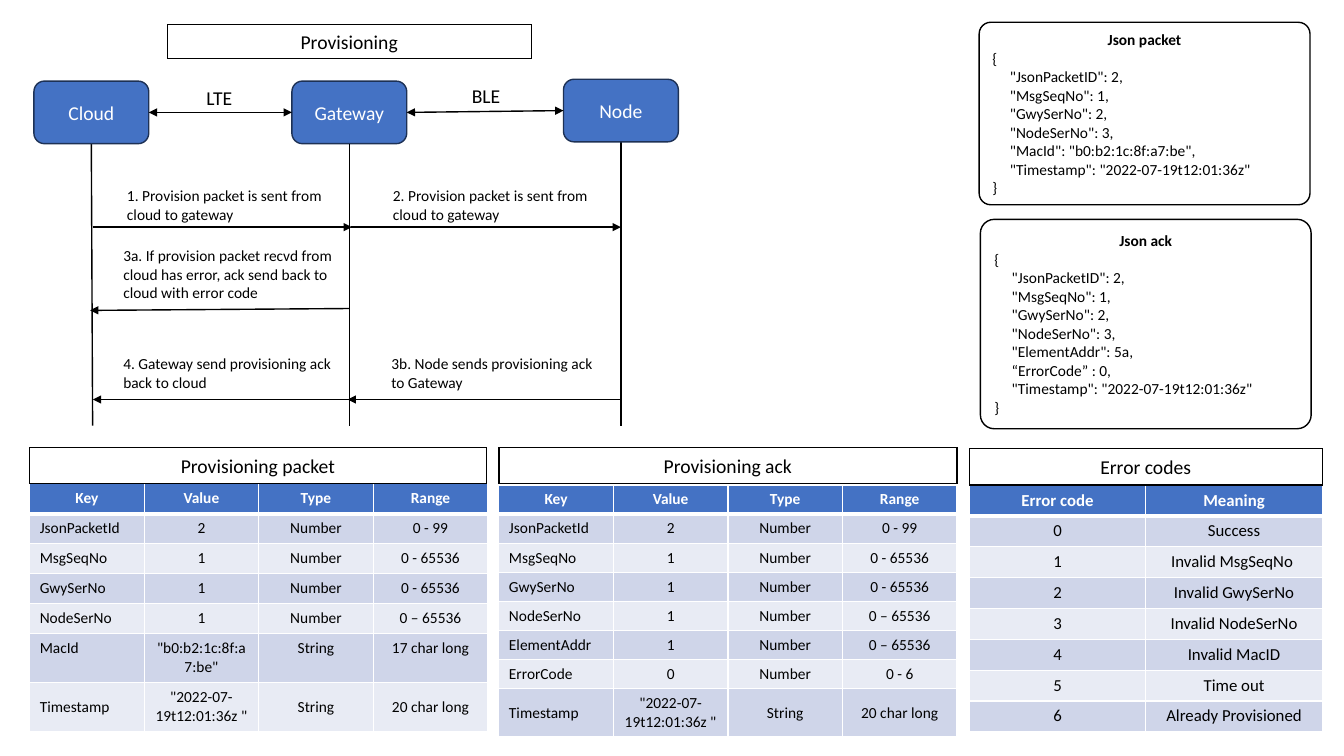
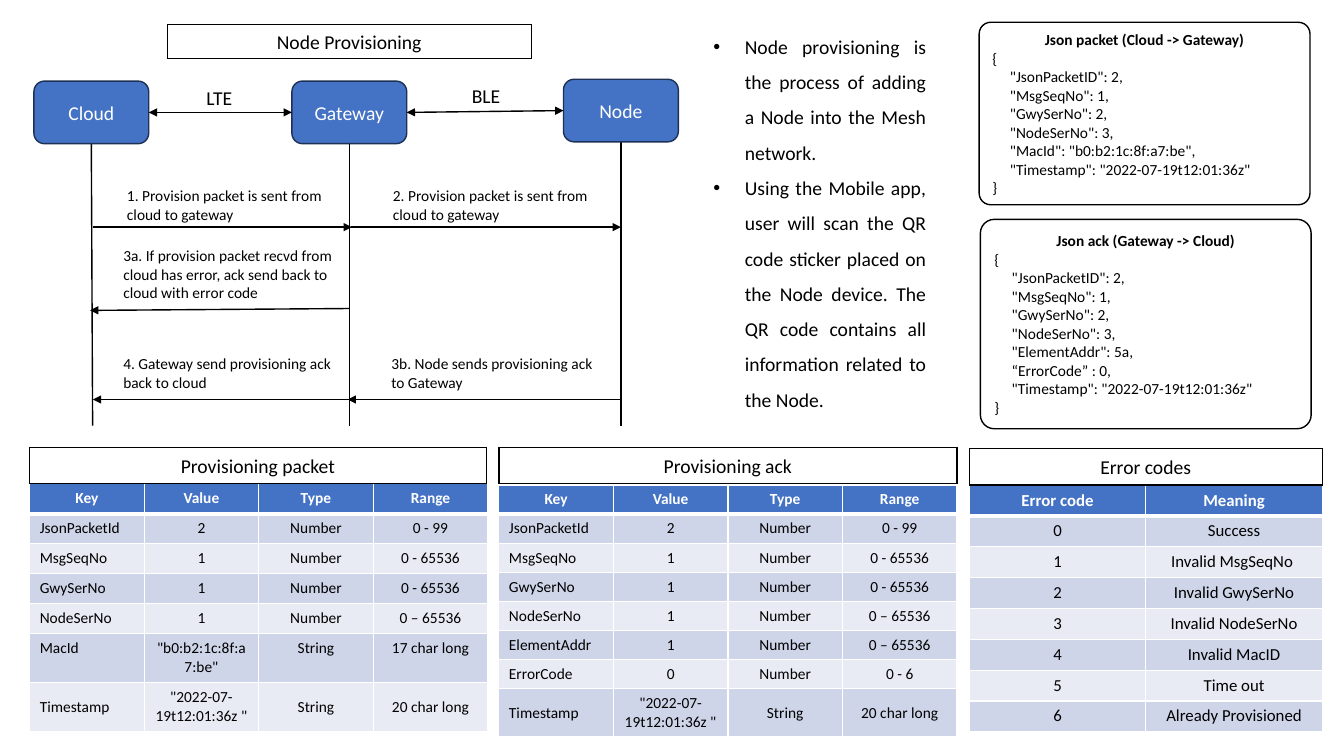
Before and after one commit to embeddedproductdev-create/ur_mesh_ir_node, a slide deck: slide 6 of BusinessFlow.pptx (slide 5 before the commit). Drawn at 1344x756 pixels with LibreOffice and Linux fonts; fonts in the diff are those of the drawing. Boxes give left, top, right and bottom in pixels: in the first picture for what was removed or moved away, otherwise in the second. Text is boxed around its words. In the diff, an @@ line names an element or a change of style, - is before the commit and + after.

Commit message:
Added links and short descriptions of process in businessflow.pptx

```diff
--- a/BusinessFlow.pptx
+++ b/BusinessFlow.pptx
@@ text in rectangle at (x1=277, y1=35, x2=421, y2=53): text changed @@
-Provisioning
+Node Provisioning
@@ text in rounded rectangle at (x1=1045, y1=33, x2=1244, y2=48): text changed @@
-Json packet
+Json packet (Cloud -> Gateway)
@@ text added at (x1=745, y1=75, x2=926, y2=407), 14 pt, text #000000 @@
+• Node provisioning is the process of adding a Node into the Mesh network.
+• Using the Mobile app, user will scan the QR code sticker placed on the Node device. The QR code contains all information related to the Node.
@@ text in rounded rectangle at (x1=1056, y1=234, x2=1235, y2=249): text changed @@
-Json ack
+Json ack (Gateway -> Cloud)
```
Also in this commit, not shown: 9 other slides changed, 1 slide added, 3 other files.
